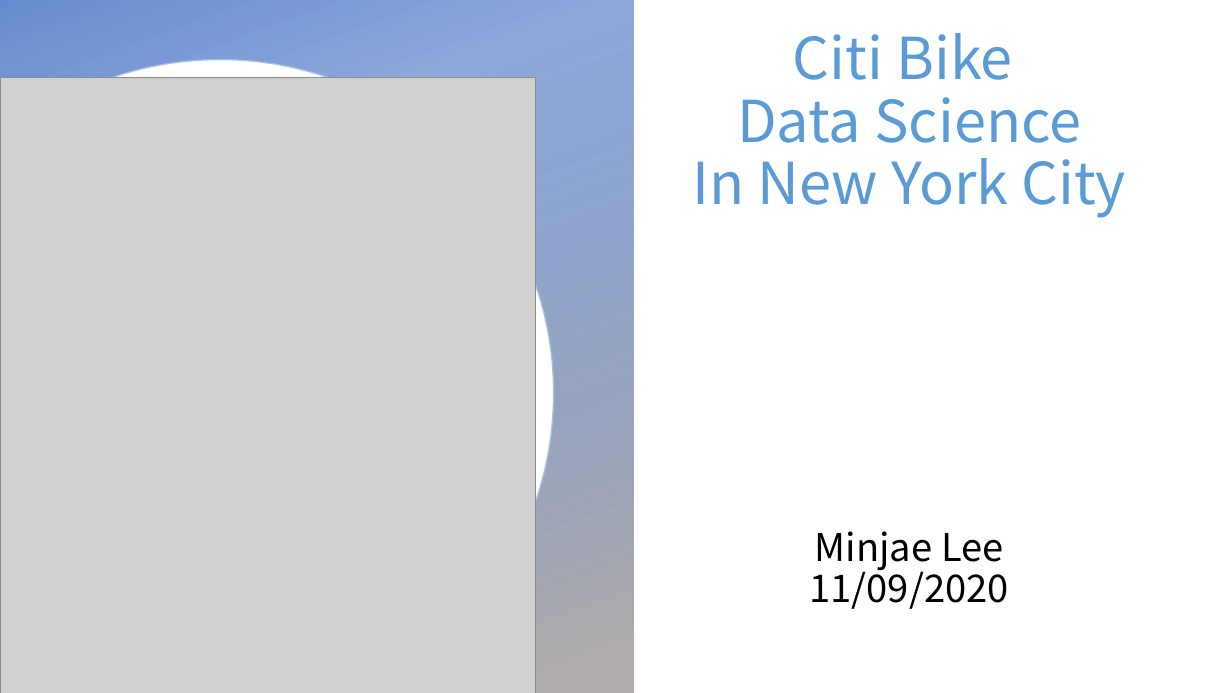
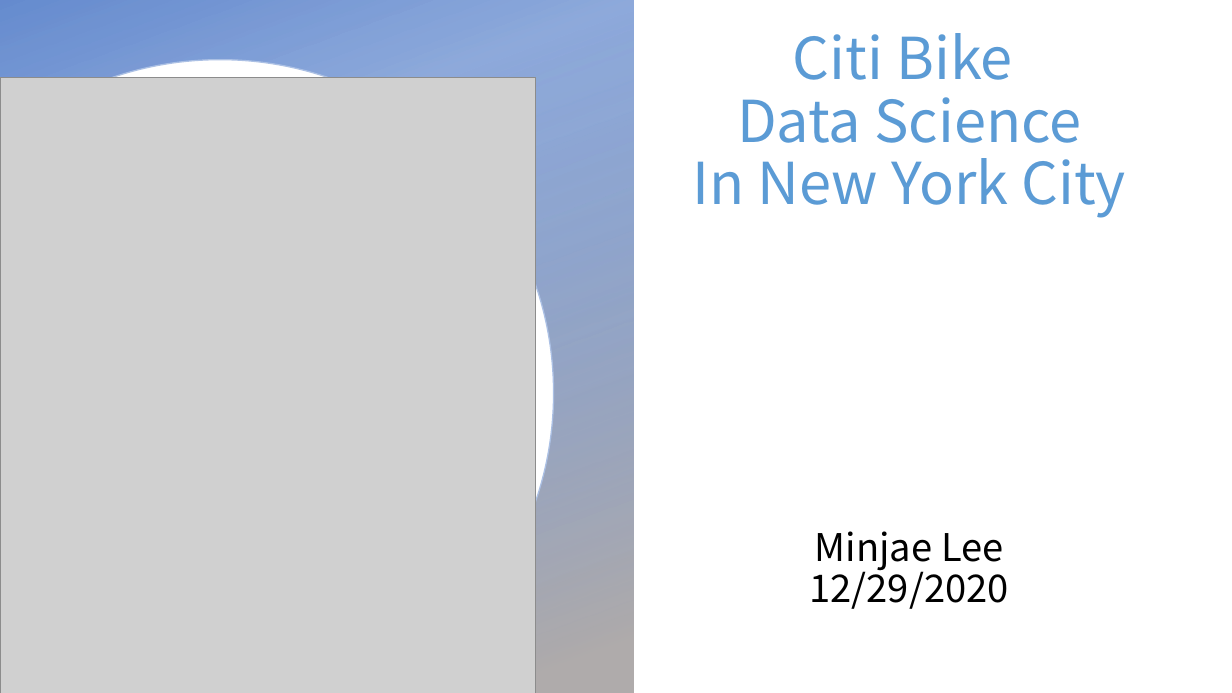
Before and after one commit to kkrlee/CitiBike-Capstone, a slide deck: slide 1 of Citi Bike.pptx. Drawn at 1232x693 pixels with LibreOffice and Linux fonts; fonts in the diff are those of the drawing; grey boxes stand for pictures; background and template pictures are left out. Boxes give left, top, right and bottom in pixels: in the first picture for what was removed or moved away, otherwise in the second. Text is boxed around its words. In the diff, an @@ line names an element or a change of style, - is before the commit and + after.

```diff
--- a/Citi Bike.pptx
+++ b/Citi Bike.pptx
@@ title at box(693, 33, 1126, 609): text changed @@
-Citi Bike
-Data Science
-In New York City
-Minjae Lee
-11/09/2020
+Citi Bike
+Data Science
+In New York City
+Minjae Lee
+12/29/2020
```
Also in this commit, not shown: 1 other slide changed, 17 slides added, 4 slides removed, 2 other files.
